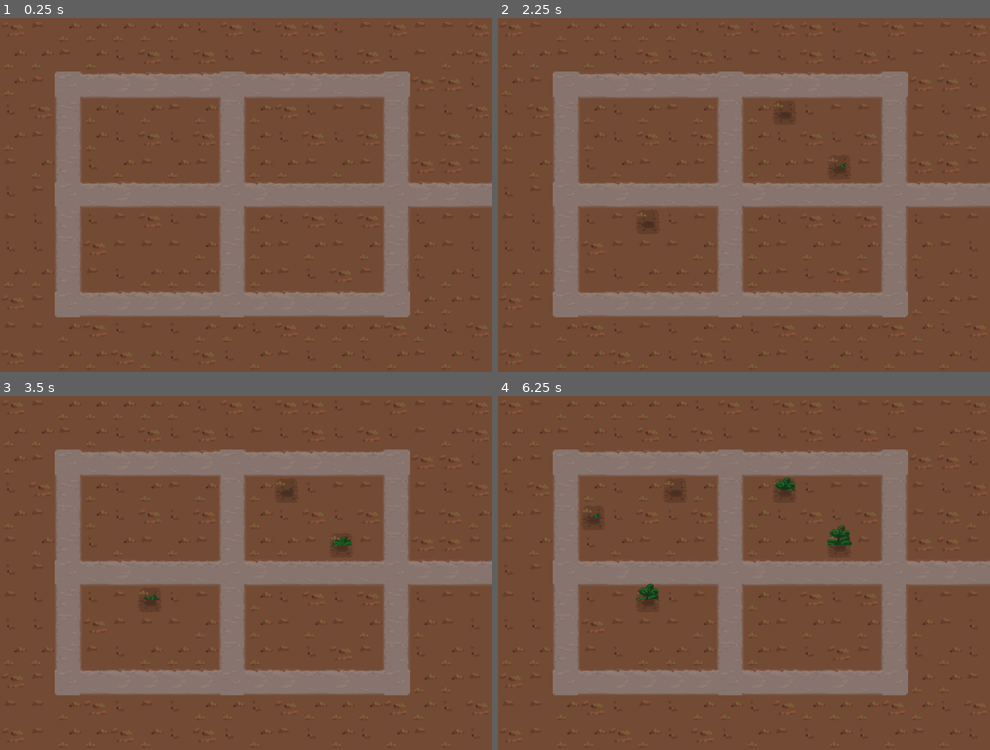
Above: before the commit, frames 1-4 (two rows, left to right).
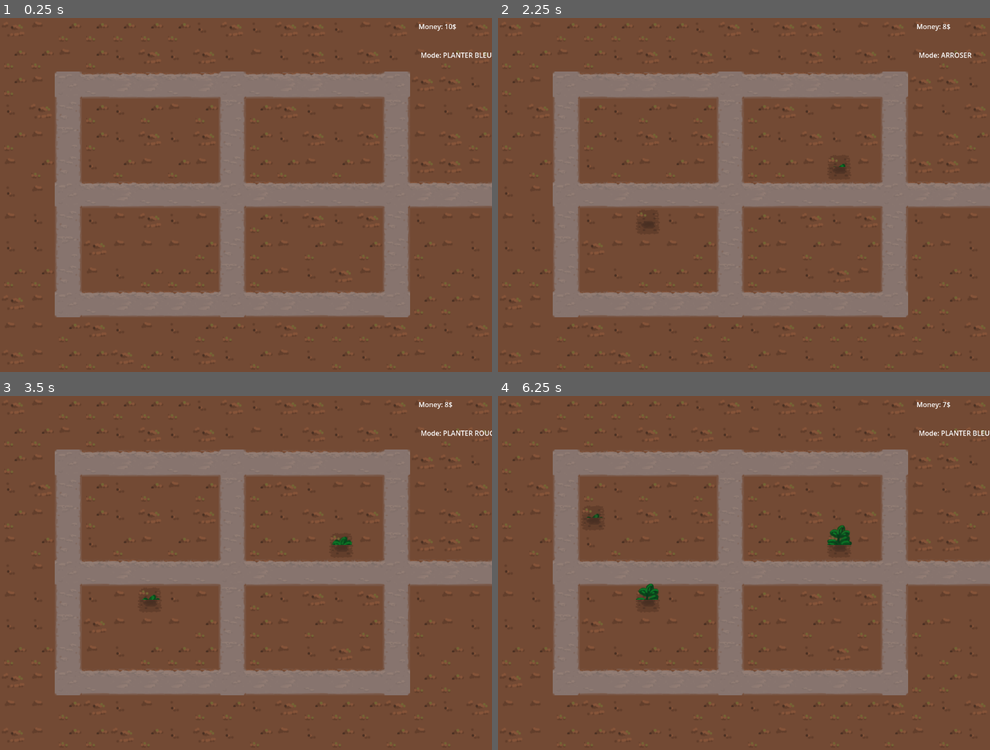
Above: after the commit, the same moments.

Repository: serrureriehurluberlesque/EGJ2025
Game: Godot game, scene res://scenes/world/world.tscn
The game is run twice, just before and just after one commit, with the same random seed, the same clock (stepped at 60 frames per second) and the same inputs.
Inputs (mouse positions are in pixels of both pictures, inside the frame that each line leads up to):
- Up to frame 1 (0.25 s): no input
- Up to frame 2 (2.25 s): tap Enter at 0.5, 2 s; move the mouse to (852, 177) at 0.52 s; press the mouse at (852, 177) at 0.53 s; tap P (plant_mode, bound only before the commit) at 0.8, 1.35 s; tap Space at 1.25 s; move the mouse to (645, 212) at 1.27 s; release the mouse at (645, 212) at 1.28 s; click (645, 212) at 1.42 s; tap G (grow_mode, bound only after the commit) at 1.55 s; move the mouse to (793, 117) at 2.02 s; hold G (grow_mode, bound only after the commit) from 2.03 s (still down); click (793, 117) at 2.17 s
- Up to frame 3 (3.5 s): tap 1 (plant_blue_mode, bound only after the commit) at 2.3, 2.85 s; tap Space at 2.75 s; move the mouse to (221, 643) at 2.77 s; release G (grow_mode, bound only after the commit) at 2.78 s; click (221, 643) at 2.92 s; tap R (plant_red_mode, bound only after the commit) at 3.05 s
- Up to frame 4 (6.25 s): tap Enter at 3.5 s; move the mouse to (891, 626) at 3.52 s; hold R (plant_red_mode, bound only after the commit) 3.53-4.28 s; click (891, 626) at 3.8 s; tap Space at 4.25 s; move the mouse to (596, 519) at 4.27 s; click (596, 519) at 4.35 s; tap P (plant_mode, bound only before the commit) at 4.55, 5.85 s; move the mouse to (768, 573) at 5.02 s; hold C (cut_mode) 5.03-5.78 s; click (768, 573) at 5.17 s; tap G (grow_mode, bound only after the commit) at 5.3 s; move the mouse to (670, 484) at 5.77 s; click (670, 484) at 5.92 s; tap 1 (plant_blue_mode, bound only after the commit) at 6.05 s

The runs differ from the first frame. In frame 1, 0.2% of the frame differs, in the area x 85-100%, y 1-12%; in frame 2, 0.2%; in frame 3, 0.3%; in frame 4, 0.5%, in the area x 34-100%, y 1-39%.

Commit message:
graines bleues

Diff:
--- a/egj2025/project.godot
+++ b/egj2025/project.godot
@@ -26,14 +26,28 @@
 "events": [Object(InputEventMouseButton,"resource_local_to_scene":false,"resource_name":"","device":-1,"window_id":0,"a …(258 unchanged characters)…
 ]
 }
+plant_blue_mode={
+"deadzone": 0.2,
+"events": [Object(InputEventKey,"resource_local_to_scene":false,"resource_name":"","device":-1,"window_id":0,"alt_pressed":false,"shift_pressed":false,"ctrl_pressed":false,"meta_pressed":false,"pressed":false,"keycode":0,"physical_keycode":49,"key_label":0,"unicode":49,"location":0,"echo":false,"script":null)
+, Object(InputEventKey,"resource_local_to_scene":false,"resource_name":"","device":-1,"window_id":0,"alt_pressed":false,"shift_pressed":false,"ctrl_pressed":false,"meta_pressed":false,"pressed":false,"keycode":0,"physical_keycode":66,"key_label":0,"unicode":98,"location":0,"echo":false,"script":null)
+]
+}
+plant_red_mode={
+"deadzone": 0.2,
+"events": [Object(InputEventKey,"resource_local_to_scene":false,"resource_name":"","device":-1,"window_id":0,"alt_pressed":false,"shift_pressed":false,"ctrl_pressed":false,"meta_pressed":false,"pressed":false,"keycode":0,"physical_keycode":82,"key_label":0,"unicode":114,"location":0,"echo":false,"script":null)
+, Object(InputEventKey,"resource_local_to_scene":false,"resource_name":"","device":-1,"window_id":0,"alt_pressed":false,"shift_pressed":false,"ctrl_pressed":false,"meta_pressed":false,"pressed":false,"keycode":0,"physical_keycode":50,"key_label":0,"unicode":50,"location":0,"echo":false,"script":null)
+]
+}
 cut_mode={
 "deadzone": 0.2,
 "events": [Object(InputEventKey,"resource_local_to_scene":false,"resource_name":"","device":-1,"window_id":0,"alt_press …(191 unchanged characters)…
+, Object(InputEventKey,"resource_local_to_scene":false,"resource_name":"","device":-1,"window_id":0,"alt_pressed":false,"shift_pressed":false,"ctrl_pressed":false,"meta_pressed":false,"pressed":false,"keycode":0,"physical_keycode":51,"key_label":0,"unicode":51,"location":0,"echo":false,"script":null)
 ]
 }
-plant_mode={
+grow_mode={
 "deadzone": 0.2,
-"events": [Object(InputEventKey,"resource_local_to_scene":fa …(140 unchanged characters)… d":false,"keycode":0,"physical_keycode":80,"key_label":0,"unicode":112,"location":0,"echo":false,"script":null)
+"events": [Object(InputEventKey,"resource_local_to_scene":fa …(140 unchanged characters)… d":false,"keycode":0,"physical_keycode":71,"key_label":0,"unicode":103,"location":0,"echo":false,"script":null)
+, Object(InputEventKey,"resource_local_to_scene":false,"resource_name":"","device":-1,"window_id":0,"alt_pressed":false,"shift_pressed":false,"ctrl_pressed":false,"meta_pressed":false,"pressed":false,"keycode":0,"physical_keycode":52,"key_label":0,"unicode":52,"location":0,"echo":false,"script":null)
 ]
 }
 
--- a/egj2025/scenes/world/world.gd
+++ b/egj2025/scenes/world/world.gd
@@ -2,7 +2,12 @@
 
 var plant_ = preload("res://scenes/plant/plant.tscn")
 var cop_ = preload("res://scenes/cop/cop.tscn")
+
+var graines_rouges = load("res://scenes/world/assets/sacgrainesrouge.png")
+var graines_bleues = load("res://scenes/world/assets/sacgrainesbleu.png")
 var secateur = load("res://scenes/world/assets/secateur.png")
+var arrosoir = load("res://scenes/world/assets/arrosoir.png")
+
 
 const EARTH_TILES_ATLAS_COORDS = [
 	Vector2i(0,1),
@@ -13,32 +18,39 @@
 
 const SEED_COST = 1
 
-enum Mode {PLANT_MODE, CUT_MODE, WATER_MODE}
+enum Mode {PLANT_RED_MODE, PLANT_BLUE_MODE, CUT_MODE, GROW_MODE}
 
 const mode_strs = {
-	Mode.PLANT_MODE: "PLANTER",
+	Mode.PLANT_BLUE_MODE: "PLANTER BLEU",
+	Mode.PLANT_RED_MODE: "PLANTER ROUGE",
 	Mode.CUT_MODE: "COUPER",
+	Mode.GROW_MODE: "ARROSER",
 }
 
 var plants = {}
 var moneyy = 10
-var current_mode = Mode.PLANT_MODE
+var current_mode: Mode
 
 func _ready():
 	display_moneyy()
 	display_mode()
 	$CopTimer.start()
+	plant_blue_mode()
 
 func _input(event):
 	if event.is_action_pressed("activate"):
 		var map_coords = $Map.local_to_map(event.position)
 
-		if current_mode == Mode.PLANT_MODE and can_plant(map_coords):
+		if (current_mode == Mode.PLANT_RED_MODE or current_mode == Mode.PLANT_BLUE_MODE) and can_plant(map_coords):
 			$Map.set_cell(map_coords, 2, Vector2i(2,1))
 			var new_plant = plant_.instantiate()
 			new_plant.position = $Map.map_to_local(map_coords)
 			new_plant.z_index = map_coords[1]
 			new_plant.connect("cutted", harvest_plant.bind(map_coords))
+
+			if current_mode == Mode.PLANT_BLUE_MODE:
+				new_plant.is_legal = true
+
 			add_child(new_plant)
 			plants[map_coords] = new_plant
 
@@ -46,17 +58,25 @@
 			self.moneyy -= SEED_COST
 			display_moneyy()
 
+	elif event.is_action_pressed("plant_blue_mode"):
+		plant_blue_mode()
+	elif event.is_action_pressed("plant_red_mode"):
+		plant_red_mode()
 	elif event.is_action_pressed("cut_mode"):
 		cut_mode()
-	elif event.is_action_pressed("plant_mode"):
-		plant_mode()
+	elif event.is_action_pressed("grow_mode"):
+		grow_mode()
 
 func _physics_process(delta: float) -> void:
-	if current_mode == Mode.CUT_MODE and Input.is_mouse_button_pressed(MOUSE_BUTTON_LEFT):
+	if Input.is_mouse_button_pressed(MOUSE_BUTTON_LEFT):
 		var mouse_position = get_viewport().get_mouse_position()
 		var map_coords = $Map.local_to_map(mouse_position)
-		if map_coords in plants.keys():
-			plants[map_coords].cut(delta)
+		if current_mode == Mode.CUT_MODE:
+			if map_coords in plants.keys():
+				plants[map_coords].cut(delta)
+		elif current_mode == Mode.GROW_MODE:
+			if map_coords in plants.keys():
+				plants[map_coords].grow(delta)
 
 func can_plant(map_coords: Vector2i):
 	return $Map.get_cell_atlas_coords(map_coords) in EARTH_TILES_ATLAS_COORDS \
@@ -80,10 +100,20 @@
 	display_mode()
 	Input.set_custom_mouse_cursor(secateur)
 
-func plant_mode():
-	current_mode = Mode.PLANT_MODE
+func plant_blue_mode():
+	current_mode = Mode.PLANT_BLUE_MODE
 	display_mode()
-	Input.set_custom_mouse_cursor(null)
+	Input.set_custom_mouse_cursor(graines_bleues)
+
+func plant_red_mode():
+	current_mode = Mode.PLANT_RED_MODE
+	display_mode()
+	Input.set_custom_mouse_cursor(graines_rouges)
+
+func grow_mode():
+	current_mode = Mode.GROW_MODE
+	display_mode()
+	Input.set_custom_mouse_cursor(arrosoir)
 
 func _on_cop_timer_timeout() -> void:
 	var new_cop = cop_.instantiate()
--- a/egj2025/scenes/world/world.tscn
+++ b/egj2025/scenes/world/world.tscn
@@ -34,20 +34,6 @@
 [node name="World" type="Node2D"]
 script = ExtResource("2_sl2e5")
 
-[node name="ModeLabel" type="Label" parent="."]
-offset_left = 985.0
-offset_top = 78.0
-offset_right = 1143.0
-offset_bottom = 133.0
-
-[node name="MoneyyLabel" type="Label" parent="."]
-offset_left = 980.0
-offset_top = 11.0
-offset_right = 1142.0
-offset_bottom = 57.0
-size_flags_horizontal = 0
-size_flags_vertical = 8
-
 [node name="Map" type="TileMapLayer" parent="."]
 tile_map_data = PackedByteArray("AAAEAAEAAgAAAAEAAAAEAAIAAgAAAAAAAAAEAAMAAgAAAAEAAAAEAAQAAgAAAAEAAAAEAAUAAgAAAAIAAAAEAA …(3728 unchanged characters)…
 tile_set = SubResource("TileSet_1fp7r")
@@ -58,4 +44,18 @@
 [node name="CopSpawn" type="Node2D" parent="."]
 position = Vector2(1321, 420)
 
+[node name="MoneyyLabel" type="Label" parent="."]
+offset_left = 980.0
+offset_top = 11.0
+offset_right = 1142.0
+offset_bottom = 57.0
+size_flags_horizontal = 0
+size_flags_vertical = 8
+
+[node name="ModeLabel" type="Label" parent="."]
+offset_left = 985.0
+offset_top = 78.0
+offset_right = 1143.0
+offset_bottom = 133.0
+
 [connection signal="timeout" from="CopTimer" to="." method="_on_cop_timer_timeout"]
Binary file added: egj2025/scenes/world/assets/arrosoir.png
Not shown, added: egj2025/scenes/world/assets/arrosoir.png.import
Binary file added: egj2025/scenes/world/assets/sacgrainesbleu.png
Not shown, added: egj2025/scenes/world/assets/sacgrainesbleu.png.import
Binary file added: egj2025/scenes/world/assets/sacgrainesrouge.png
Not shown, added: egj2025/scenes/world/assets/sacgrainesrouge.png.import
